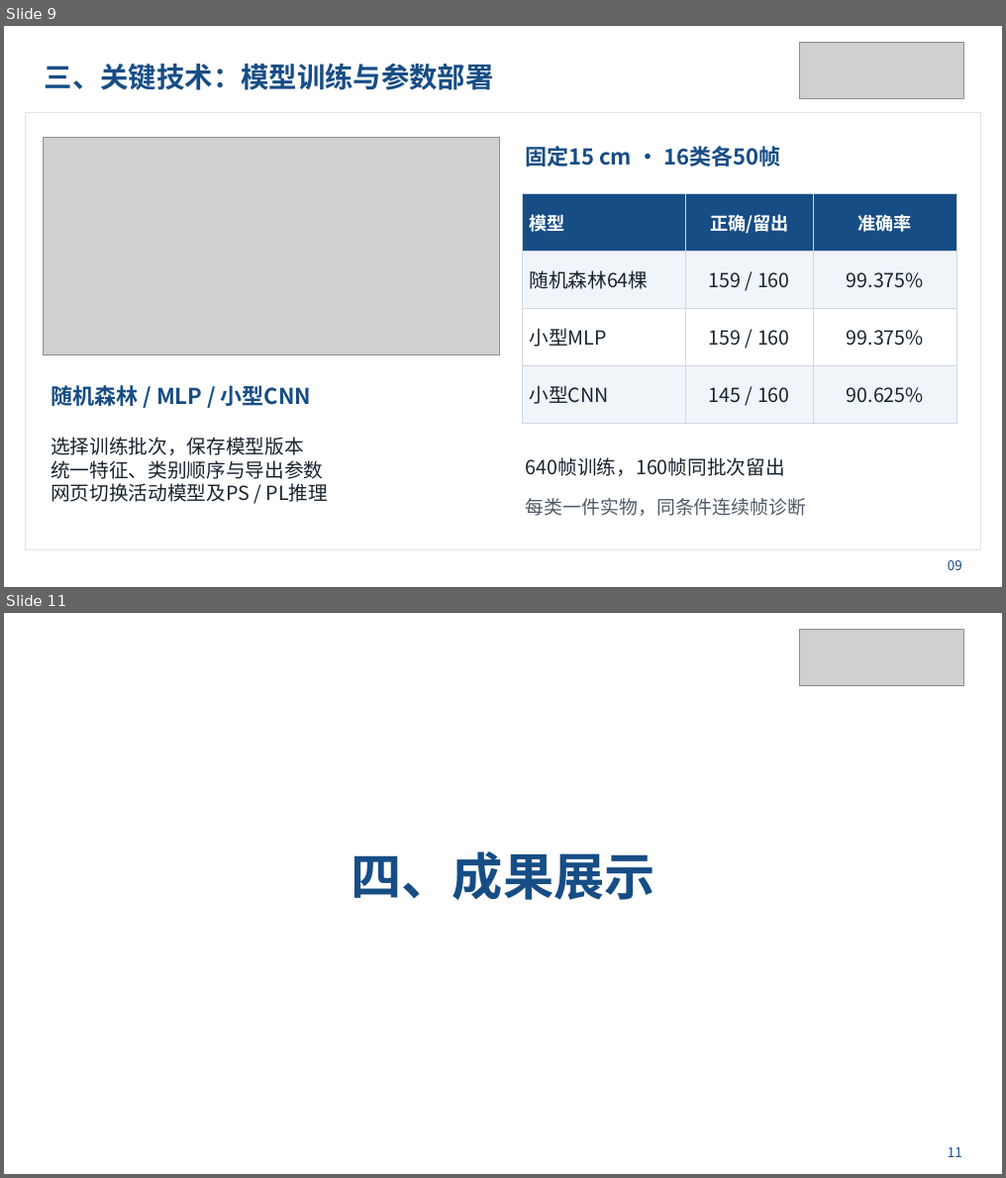
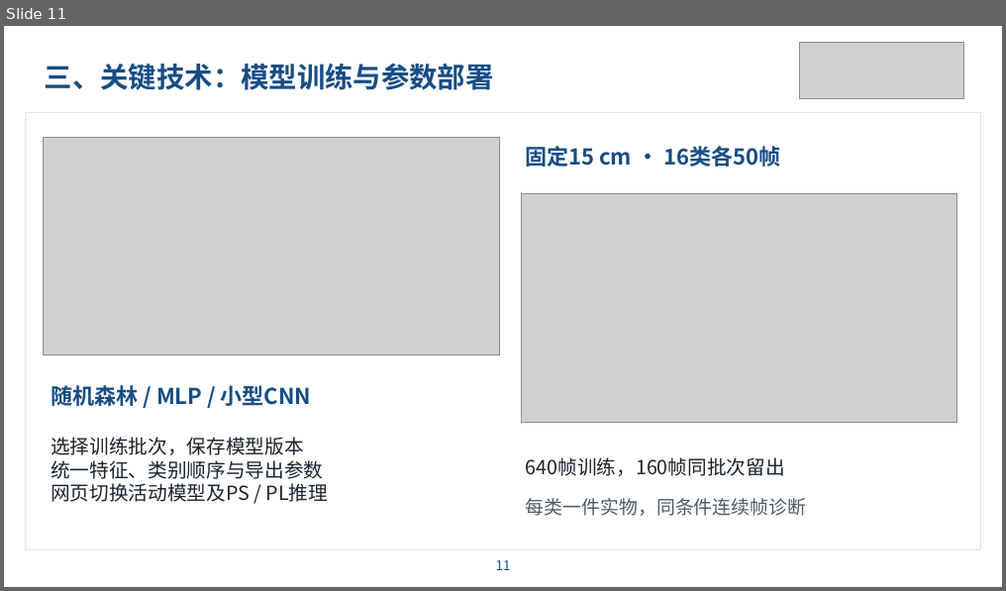
Before and after one commit to MIEMIE-mio-233/Photon-Material-Lab-FPGA-Based-Single-Photon-Material-Recognition, a slide deck: report/presentation.pptx. Shown one above the other, each under a label of ours: slides 9 and 11 before the commit, slide 11 after it; the slides between them are not shown. The pictures are 1006x1178 and 1006x591 pixels, drawn with LibreOffice and Linux fonts; fonts in the diff are those of the drawing; grey boxes stand for pictures; background and template pictures are left out. Boxes give left, top, right and bottom in pixels: in the first picture for what was removed or moved away, otherwise in the second. Text is boxed around its words. In the diff, an @@ line names an element or a change of style, - is before the commit and + after.

```diff
--- a/report/presentation.pptx
+++ b/report/presentation.pptx
@@ slide 11 removed at (4, 613, 1002, 1174), background picture (left out) @@
@@ picture removed at (799, 629, 963, 686) @@
@@ text removed at (350, 852, 654, 900) @@
-四、成果展示
@@ text removed at (947, 1148, 962, 1157) @@
-11
@@ what was slide 9 is now slide 11 @@
@@ slide 11 changed as well @@
@@ table removed at (522, 193, 957, 423), 4 rows, 3 columns @@
-模型 | 正确/留出 | 准确率
-随机森林64棵 | 159 / 160 | 99.375%
-小型MLP | 159 / 160 | 99.375%
-小型CNN | 145 / 160 | 90.625%
@@ picture added at (522, 193, 957, 423) @@
@@ text added at (496, 561, 511, 570), 12.8 pt, text #174D85 @@
+11
@@ text removed at (947, 561, 962, 570) @@
-09
```
Also in this commit, not shown: 8 other slides changed, 4 slides added, 1 other slide removed, 1 other file.
